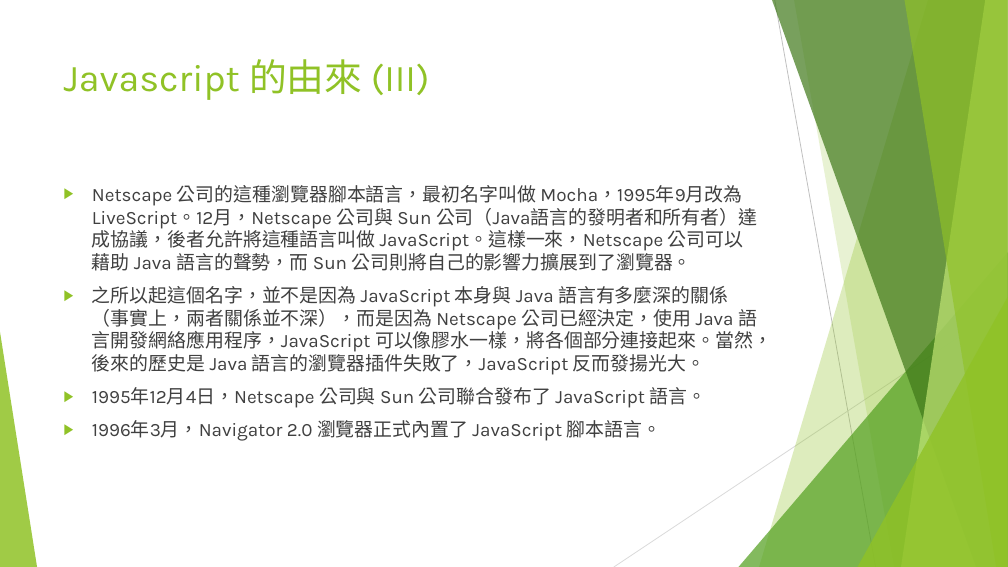
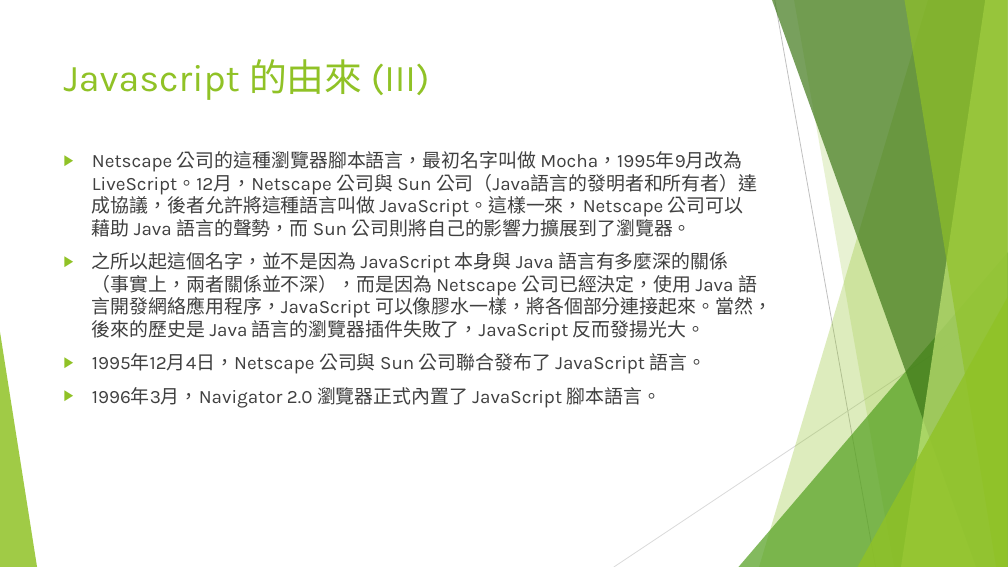
Before and after one commit to adennis1984/IntroduceWebFrontEnd, a slide deck: slide 9 of Part-1-Type-Value-Variable/Web 前端入門(一).pptx. Drawn at 1008x567 pixels with LibreOffice and Linux fonts; fonts in the diff are those of the drawing. Boxes give left, top, right and bottom in pixels: in the first picture for what was removed or moved away, otherwise in the second. Text is boxed around its words. In the diff, an @@ line names an element or a change of style, - is before the commit and + after.

```diff
--- a/Part-1-Type-Value-Variable/Web 前端入門(一).pptx
+++ b/Part-1-Type-Value-Variable/Web 前端入門(一).pptx
@@ text "Netscape 公司的這種瀏覽器腳本語言，最初名字叫做 Mocha，1995年9月改為LiveScript。12月，N ...": place and size @@
-text "Netscape 公司的這種瀏覽器腳本語言，最初名字叫做 Mocha，1995年9月改為LiveScript。12月，N ..." at [92, 185, 772, 441]
+text "Netscape 公司的這種瀏覽器腳本語言，最初名字叫做 Mocha，1995年9月改為LiveScript。12月，N ..." at [92, 151, 772, 408]
```
Also in this commit, not shown: 9 other slides changed, 1 other file.
